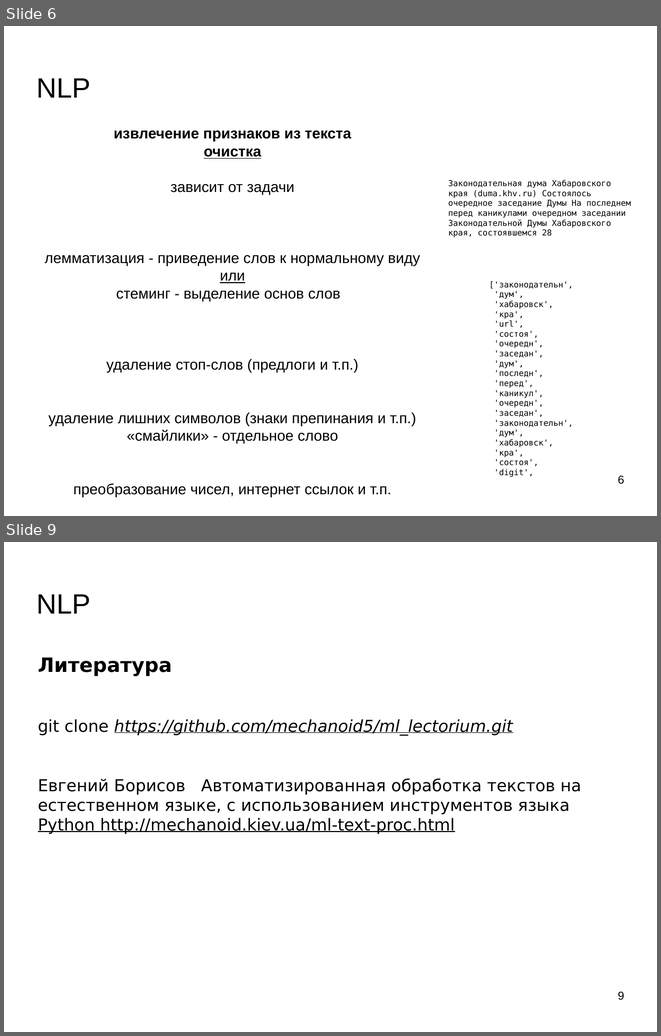
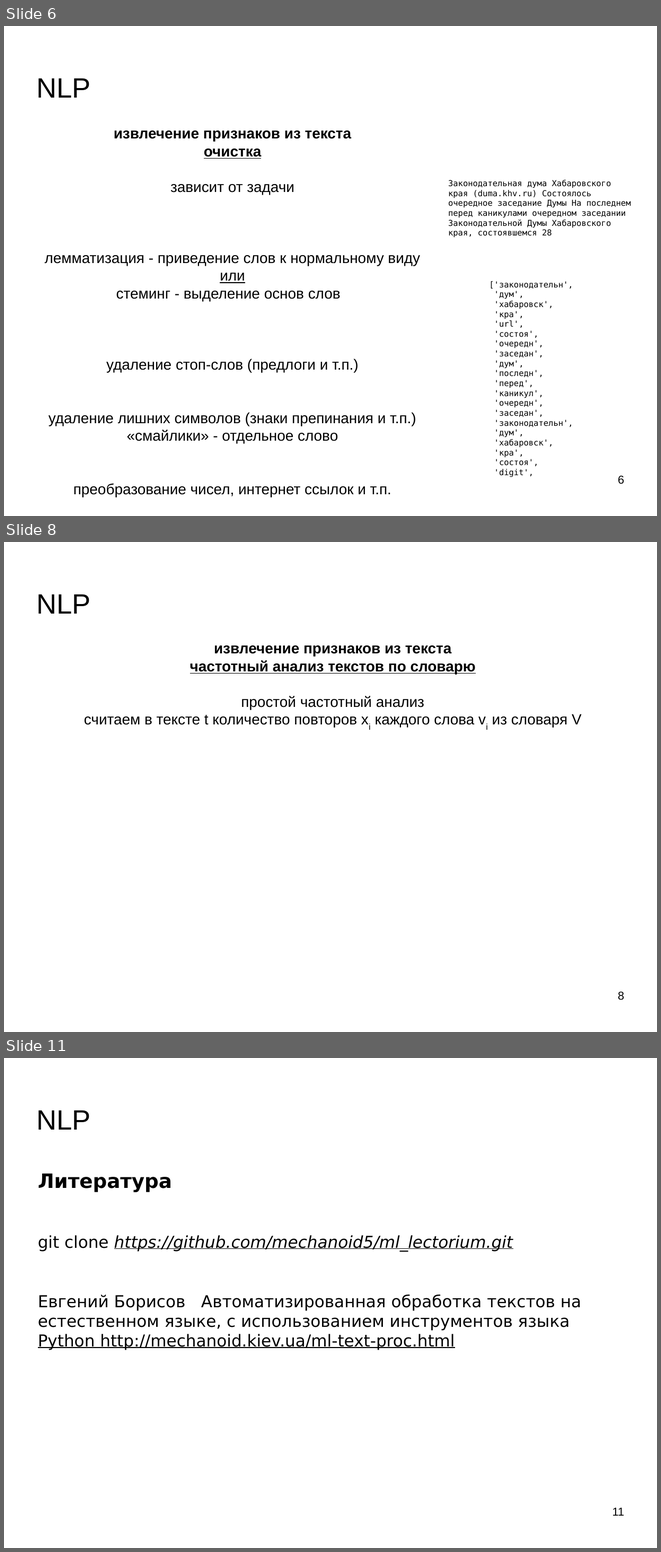
Before and after one commit to mechanoid5/ml_lectorium_legacy, a slide deck: 13-text-proc.odp. Shown one above the other, each under a label of ours: slides 6 and 9 before the commit, slides 6, 8 and 11 after it; the slides between them are not shown. The pictures are 661x1036 and 661x1552 pixels, drawn with LibreOffice and Linux fonts; fonts in the diff are those of the drawing; background and template pictures are left out. Boxes give left, top, right and bottom in pixels: in the first picture for what was removed or moved away, otherwise in the second. Text is boxed around its words. In the diff, an @@ line names an element or a change of style, - is before the commit and + after.

```diff
--- a/13-text-proc.odp
+++ b/13-text-proc.odp
@@ slide 8 added at [4,542,657,1032], background picture (left out) @@
@@ title added at [37,594,91,614], 33.9 pt, text #000000 @@
+NLP
@@ text added at [84,645,582,728], 18 pt, text #000000 @@
+извлечение признаков из текста
+частотный анализ текстов по словарю
+простой частотный анализ
+считаем в тексте t количество повторов xi каждого слова vi из словаря V
@@ page number added at [618,991,624,1000], 14 pt, text #000000 @@
+8
@@ what was slide 9 is now slide 11 @@
@@ page number at [612,1507,625,1515]: text changed @@
-9
+11
```
Also in this commit, not shown: 1 slide changed, 2 other slides added, 1 slide removed, 2 other files.
